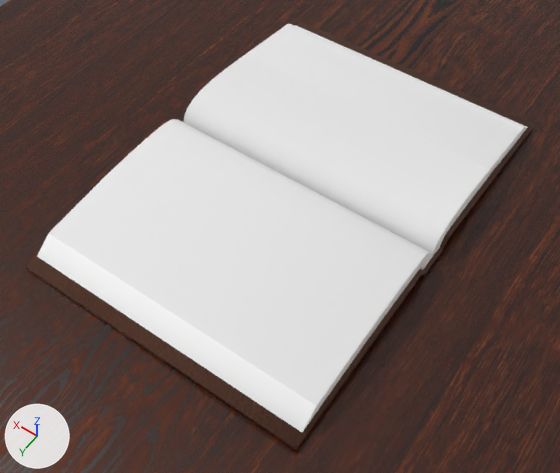
Two versions of the glTF model assets/models/book.gltf, one commit apart.
Rendered twice from a camera (50 mm lens) standing at (-1.9, 2.88, 3.95) and looking at (-0.07, 0.31, -0.09). The lights are fixed; the arrows at lower left show +X, +Y and +Z. Where no turn or scale is listed for an object, it has been applied to the vertices. Vertices at the same position are counted once.

In view in the first picture: 'Base Pages', 'Binding', 'Flipping Page', 'Plane'.
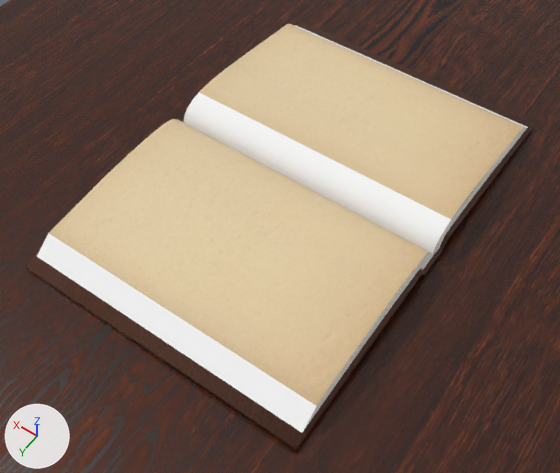
Commit message: feat: put additional text in second page

Boxes [x1, y1, x2, y2] around the edits, measured in the pictures (560 x 473 px):
```json
{"object": "Flipping Page", "change": "recoloured", "before": [184, 23, 524, 255], "after": [184, 23, 524, 255]}
{"part": 1, "of": "me_cube_001", "change": "deleted", "before": [37, 25, 528, 432]}
```

Edits to the scene script, one JSON object a line:
```json
{"op": "add", "block": "img_paper_texture", "code": ["img_paper_texture = load_image('Paper texture', 'Paper texture.png', 1024, 1024, 'sRGB')"]}
{"op": "add", "block": "mat_paper", "code": ["mat_paper = principled_material('Paper')", "mat_paper.texture = img_paper_texture", "mat_paper.roughness = 0.75"]}
{"block": "me_cube_001", "where": "# used by ob_base_pages; location = (0.0, 0.0, 0.018)"}
{"op": "remove", "block": "me_cube_001", "code": "me_cube_001.from_pydata(...)  # 1132 vertices, 2272 faces; spans x -1.0..1.0, y -1.42..1.42, z 0.05..0.22"}
{"op": "remove", "block": "me_cube_001", "code": "me_cube_001.materials.append(mat_white)  # white #e7e7e7"}
{"op": "add", "block": "me_cube_001", "code": "me_cube_001.from_pydata(...)  # 70 vertices, 136 faces; spans x -1.0..1.0, y -1.42..1.42, z 0.05..0.22"}
{"block": "me_cube_001", "change": "me_cube_001 part 1: 1062 vertices removed from x -1.0..1.0, y -1.42..1.42, z 0.05..0.22"}
{"op": "add", "block": "me_cube_001", "code": "me_cube_001.materials.append(mat_paper)  # picture img_paper_texture"}
{"block": "me_beziercurve", "where": "me_beziercurve.from_pydata(...)  # 26 vertices, 24 faces; spans x -1.0..1.0, y -0.58..0.71, z -0.21..-0.04"}
{"op": "remove", "block": "me_beziercurve", "code": "me_beziercurve.materials.append(mat_white)  # white #e7e7e7"}
{"op": "add", "block": "me_beziercurve", "code": "me_beziercurve.materials.append(mat_paper)  # picture img_paper_texture"}
```
